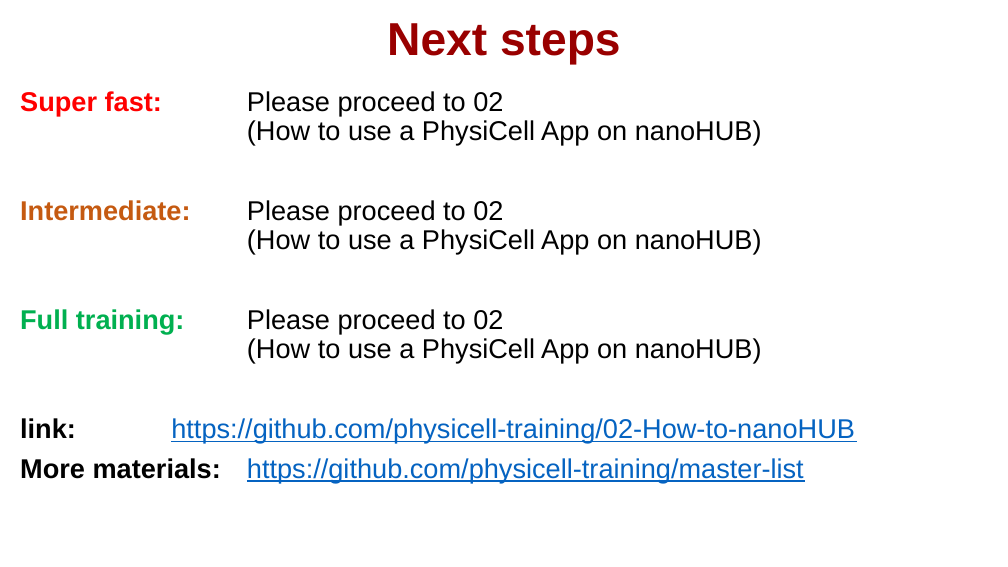
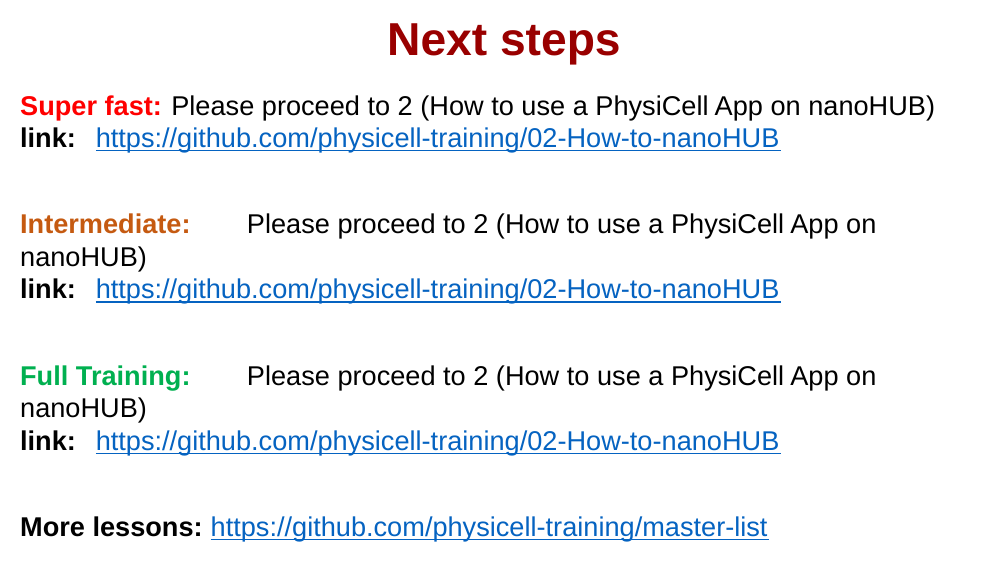
Before and after one commit to physicell-training/00-What-you-need, a slide deck: slide 8 of pptx_source/01-What-you-need.pptx. Drawn at 1008x567 pixels with LibreOffice and Linux fonts; fonts in the diff are those of the drawing; background and template pictures are left out. Boxes give left, top, right and bottom in pixels: in the first picture for what was removed or moved away, otherwise in the second. Text is boxed around its words. In the diff, an @@ line names an element or a change of style, - is before the commit and + after.

```diff
--- a/pptx_source/01-What-you-need.pptx
+++ b/pptx_source/01-What-you-need.pptx
@@ text at [20, 95, 935, 541]: text changed; text colour #000000 to #0563C1 @@
-Super fast: Please proceed to 02
-(How to use a PhysiCell App on nanoHUB)
-Intermediate: Please proceed to 02
-(How to use a PhysiCell App on nanoHUB)
-Full training: Please proceed to 02
-(How to use a PhysiCell App on nanoHUB)
-link: https://github.com/physicell-training/02-How-to-nanoHUB
-More materials: https://github.com/physicell-training/master-list
+Super fast: Please proceed to 2 (How to use a PhysiCell App on nanoHUB)
+link: https://github.com/physicell-training/02-How-to-nanoHUB
+Intermediate: Please proceed to 2 (How to use a PhysiCell App on nanoHUB)
+link: https://github.com/physicell-training/02-How-to-nanoHUB
+Full Training: Please proceed to 2 (How to use a PhysiCell App on nanoHUB)
+link: https://github.com/physicell-training/02-How-to-nanoHUB
+More lessons: https://github.com/physicell-training/master-list
```
Also in this commit, not shown: 1 other slide changed, 1 other file.
